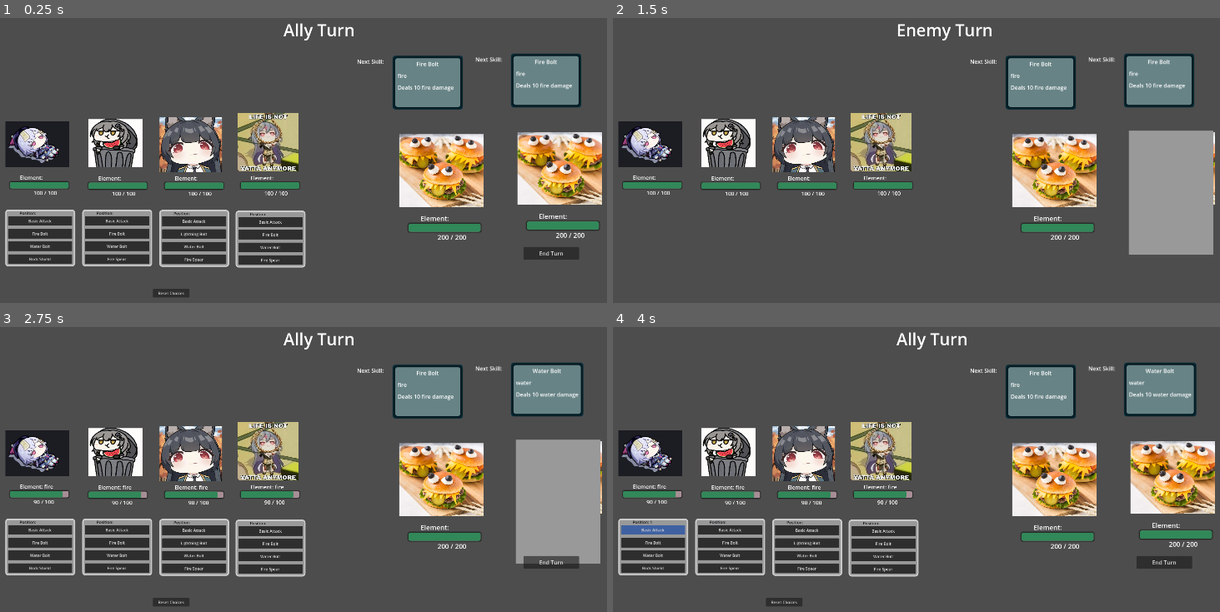
Above: before the commit, frames 1-4 (two rows, left to right).
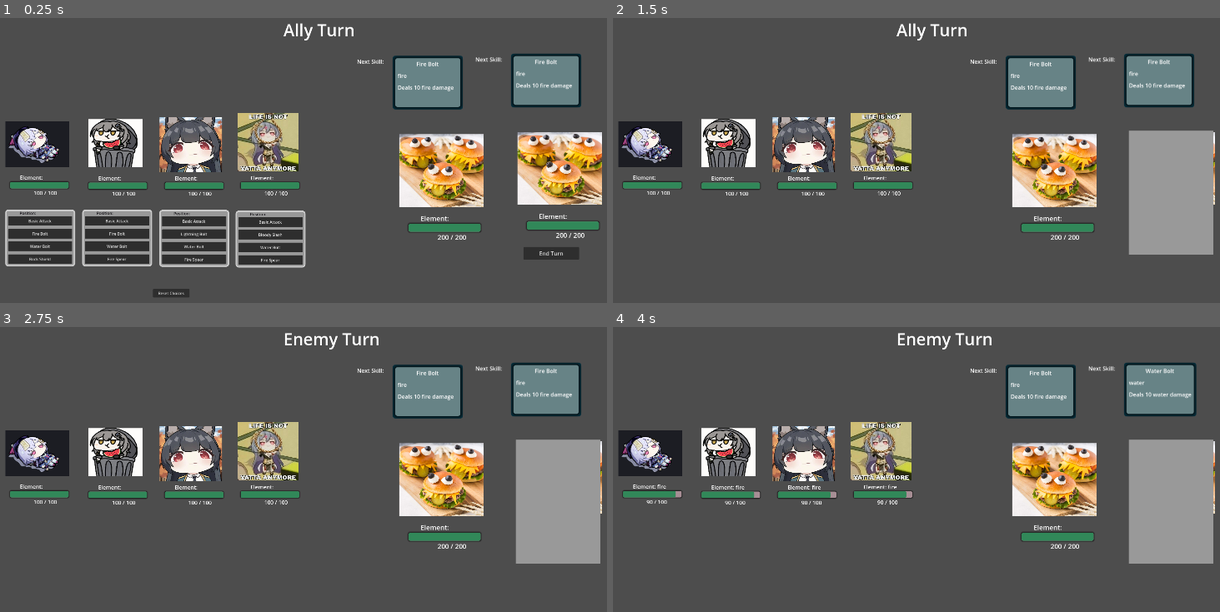
Above: after the commit, the same moments.

Repository: JuneauPlayz/project-burge
Game: Godot game, scene res://scenes/combat_test_2.tscn
The game is run twice, just before and just after one commit, with the same random seed, the same clock (stepped at 60 frames per second) and the same inputs. This scene is started directly instead of the project's main scene.
Inputs (mouse positions are in pixels of both pictures, inside the frame that each line leads up to):
- Up to frame 1 (0.25 s): no input
- Up to frame 2 (1.5 s): click "End Turn" at 0.5 s; click (1171, 191) at 1.27 s
- Up to frame 3 (2.75 s): click (558, 500) at 2.02 s
- Up to frame 4 (4 s): click (655, 529) at 2.75 s, where only the run before the commit has a clickable "Basic Attack"; click (1171, 500) at 3.52 s

The runs differ from the first frame. In frame 1, less than 0.1% of the frame differs, in the area x 42-47%, y 75-77%; in frame 2, 0.4%; in frame 3, 10%; in frame 4, 15%, in the area x 0-99%, y 1-98%.

Commit message:
status system moved to main

Diff:
--- a/scenes/combat_manager.gd
+++ b/scenes/combat_manager.gd
@@ -6,8 +6,10 @@
 @export var ally2 : Ally
 @export var ally3 : Ally
 @export var ally4 : Ally
+@export var allies : Array = []
 @export var enemy1 : Enemy
 @export var enemy2 : Enemy
+@export var enemies : Array = []
 
 var ally_list = [ally1, ally2, ally3, ally4]
 var enemy_list = [enemy1, enemy2]
@@ -48,8 +50,12 @@
 func _ready() -> void:
 	# waiting for everything to load in
 	await get_tree().create_timer(0.1).timeout
-	var ally_list = [ally1, ally2, ally3, ally4]
-	enemy_list = [enemy1, enemy2]
+	enemies.append(enemy1)
+	enemies.append(enemy2)
+	allies.append(ally1)
+	allies.append(ally2)
+	allies.append(ally3)
+	allies.append(ally4)
 	ReactionManager.reaction_finished.connect(self.reaction_signal)
 	show_skills()
 	reset_skill_select()
@@ -65,6 +71,7 @@
 func start_ally_turn():
 	show_ui()
 	turn_text.text = "Ally Turn"
+	ally_pre_status()
 	lose_shields()
 	show_skills()
 	reset_skill_select()
@@ -83,32 +90,38 @@
 		print(str(skill.name) + " landed!")
 		hit.emit()
 		await get_tree().create_timer(0.35).timeout
+	await get_tree().create_timer(1).timeout
+	ally_post_status()
 	turn_text.text = "Enemy Turn"
 	ally_turn_done.emit()
 
 func enemy_turn():
+	await get_tree().create_timer(0.25).timeout
+	enemy_pre_status()
 	await get_tree().create_timer(1).timeout
 	var skill = enemy1.current_skill
-	ally1.receive_skill(skill.damage, skill.element)
-	ally2.receive_skill(skill.damage, skill.element)
-	ally3.receive_skill(skill.damage, skill.element)
-	ally4.receive_skill(skill.damage, skill.element)
+	ally1.receive_skill(skill)
+	ally2.receive_skill(skill)
+	ally3.receive_skill(skill)
+	ally4.receive_skill(skill)
 	hit.emit()
 	enemy1.change_skills()
 	await get_tree().create_timer(1).timeout
+	enemy_post_status()
+	await get_tree().create_timer(1).timeout
 	enemy_turn_done.emit()
 
 func use_skill(skill,target):
 	if skill.friendly == false:
-		target.receive_skill(skill.damage, skill.element)
+		target.receive_skill(skill)
 		print("waiting use skill")
 		await reaction_finished
 		print("finished waiting use skill")
 	elif skill.friendly == true:
-		ally1.receive_skill_friendly(skill.damage, skill.element)
-		ally2.receive_skill_friendly(skill.damage, skill.element)
-		ally3.receive_skill_friendly(skill.damage, skill.element)
-		ally4.receive_skill_friendly(skill.damage, skill.element)
+		ally1.receive_skill_friendly(skill)
+		ally2.receive_skill_friendly(skill)
+		ally3.receive_skill_friendly(skill)
+		ally4.receive_skill_friendly(skill)
 
 func reaction_signal():
 	await get_tree().create_timer(0.01).timeout
@@ -422,11 +435,11 @@
 	hide_ui()
 	targeting_skill_info.visible = true
 	targeting_label.visible = true
-	for enemy in enemy_list:
+	for enemy in enemies:
 		enemy.enable_targeting_area()
 	new_spell_selected.emit()
 	var target = await target_chosen
-	for enemy in enemy_list:
+	for enemy in enemies:
 		enemy.disable_targeting_area()
 	print("target found, " + str(target))
 	show_skills()
@@ -442,3 +455,32 @@
 	targeting_skill_info.update_skill_info()
 	targeting_skill_info.visible = !targeting_skill_info.visible
 	targeting_label.visible = !targeting_label.visible
+
+#activate statuses
+func enemy_pre_status():
+	for enemy in enemies:
+		if enemy.status != []:
+			for status in enemy.status:
+				if status.pre_turn == 1:
+					enemy.execute_status(status)
+
+func enemy_post_status():
+	for enemy in enemies:
+		if enemy.status != []:
+			for status in enemy.status:
+				if status.pre_turn == 0:
+					enemy.execute_status(status)
+
+func ally_pre_status():
+	for ally in allies:
+		if ally.status != []:
+			for status in ally.status:
+				if status.pre_turn == 1:
+					ally.execute_status(status)
+
+func ally_post_status():
+	for ally in allies:
+		if ally.status != []:
+			for status in ally.status:
+				if status.pre_turn == 0:
+					ally.execute_status(status)
--- a/scenes/combat_test_2.tscn
+++ b/scenes/combat_test_2.tscn
@@ -19,6 +19,7 @@
 [ext_resource type="Resource" uid="uid://60omj8j38mfk" path="res://resources/Skills/Lightning_Bolt.tres" id="15_n7e50"]
 [ext_resource type="Texture2D" uid="uid://b6rhxb71os38w" path="res://assets/hsrbg.png" id="16_7iixp"]
 [ext_resource type="Script" path="res://scenes/sound_manager.gd" id="17_bd8ds"]
+[ext_resource type="Resource" uid="uid://clidntww233oy" path="res://resources/Skills/Bloody_Slash.tres" id="17_o3a1s"]
 [ext_resource type="PackedScene" uid="uid://bi555vcqhi0p5" path="res://scenes/burger_enemy.tscn" id="17_oeje8"]
 [ext_resource type="AudioStream" uid="uid://c0fyotn8lqfkv" path="res://assets/fire hit.mp3" id="18_g8ami"]
 
@@ -167,7 +168,7 @@
 [node name="Ally4" type="Node" parent="."]
 script = ExtResource("4_2mvrs")
 basic_atk = ExtResource("7_ytvil")
-skill_1 = ExtResource("8_ox83u")
+skill_1 = ExtResource("17_o3a1s")
 skill_2 = ExtResource("9_4meuk")
 ult = ExtResource("10_0ymtv")
 health = 100
--- a/scripts/ally.gd
+++ b/scripts/ally.gd
@@ -5,6 +5,7 @@
 @export var skill_1: Skill
 @export var skill_2: Skill
 @export var ult: Skill
+@export var status : Array = []
 var current_element = "none"
 @onready var damage_number_origin: Node2D = $DamageNumberOrigin
 @onready var spell_select_ui: Control = $SpellSelectUi
@@ -25,27 +26,35 @@
 	hp_bar.set_maxhp(health)
 
 
-func receive_skill(damage: float, element: String):
+func receive_skill(skill):
 	var rounded : int
 	var reaction = ""
-	var r = await ReactionManager.reaction(current_element, element, self, damage, 1)
+	var r = await ReactionManager.reaction(current_element, skill.element, self, skill.damage, 1)
 	# no reaction
 	if (!r):
-		self.take_damage(damage)
-		DamageNumbers.display_number(damage, damage_number_origin.global_position, element, reaction)
+		self.take_damage(skill.damage)
+		DamageNumbers.display_number(skill.damage, damage_number_origin.global_position, skill.element, reaction)
 		# don't change current element if skill has no element
-		if (element != "none"):
-			current_element = element
+		if (skill.element != "none"):
+			current_element = skill.element
+	#handle status effects
+	if skill.status_effects != []:
+		for x in skill.status_effects:
+			status.append(x)
 	hp_bar.update_element(current_element)
 
-func receive_skill_friendly(effect: float, element: String):
+func receive_skill_friendly(skill):
 	var rounded : int
 	var reaction = ""
-	var r = await ReactionManager.reaction(current_element, element, self, effect, 0)
-	self.receive_shielding(effect)
-	DamageNumbers.display_number_plus(effect, damage_number_origin.global_position, element, reaction)
-	if (element != "none"):
-		current_element = element
+	var r = await ReactionManager.reaction(current_element, skill.element, self, skill.damage, 0)
+	self.receive_shielding(skill.damage)
+	DamageNumbers.display_number_plus(skill.damage, damage_number_origin.global_position, skill.element, reaction)
+	if (skill.element != "none"):
+		current_element = skill.element
+	#handle status effects
+	if skill.status_effects != []:
+		for x in skill.status_effects:
+			status.append(x)
 	hp_bar.update_element(current_element)
 
 
@@ -80,3 +89,10 @@
 func set_shield(shield):
 	self.shield = shield
 	hp_bar.set_shield(shield)
+
+func execute_status(status_effect):
+	take_damage(status_effect.damage)
+	DamageNumbers.display_number(status_effect.damage, damage_number_origin.global_position, status_effect.element, "")
+	status_effect.turns_remaining -= 1
+	if status_effect.turns_remaining == 0:
+		status.erase(status_effect)
--- a/scripts/enemy.gd
+++ b/scripts/enemy.gd
@@ -6,6 +6,7 @@
 var current_skill : Skill
 @export var current_element : String = "none"
 @export var reaction_primed = 0
+@export var status : Array = []
 @onready var damage_number_origin: Node2D = $DamageNumberOrigin
 var hp_bar
 @onready var skill_info: Control = $ShowNextSkill/SkillInfo
@@ -36,25 +37,29 @@
 	pass
 
 
-func receive_skill(damage: float, element: String):
+func receive_skill(skill):
 	var rounded : int
 	var reaction = ""
 	if (!connected):
 		ReactionManager.reaction_finished.connect(self.reaction_signal)
 		connected = true
-	var r = await ReactionManager.reaction(current_element, element, self, damage, 1)
+	var r = await ReactionManager.reaction(current_element, skill.element, self, skill.damage, 1)
 	if (r):
 		print("waiting")
 		await reaction_ended
 		print("waiting finished")
 	# no reaction
 	if (!r):
-		self.take_damage(damage)
-		DamageNumbers.display_number(damage, damage_number_origin.global_position, element, reaction)
+		self.take_damage(skill.damage)
+		DamageNumbers.display_number(skill.damage, damage_number_origin.global_position, skill.element, reaction)
 		check_if_dead()
 		# don't change current element if skill has no element
-		if (element != "none"):
-			current_element = element
+		if (skill.element != "none"):
+			current_element = skill.element
+	#handle status effects
+	if skill.status_effects != []:
+		for x in skill.status_effects:
+			status.append(x)
 	hp_bar.update_element(current_element)
 
 
@@ -91,3 +96,10 @@
 
 func _on_targeting_area_pressed() -> void:
 	target_chosen.emit(self)
+
+func execute_status(status_effect):
+	take_damage(status_effect.damage)
+	DamageNumbers.display_number(status_effect.damage, damage_number_origin.global_position, status_effect.element, "")
+	status_effect.turns_remaining -= 1
+	if status_effect.turns_remaining == 0:
+		status.erase(status_effect)
Not shown: 1 places in scenes/combat_test_2.tscn that only renumber resources
